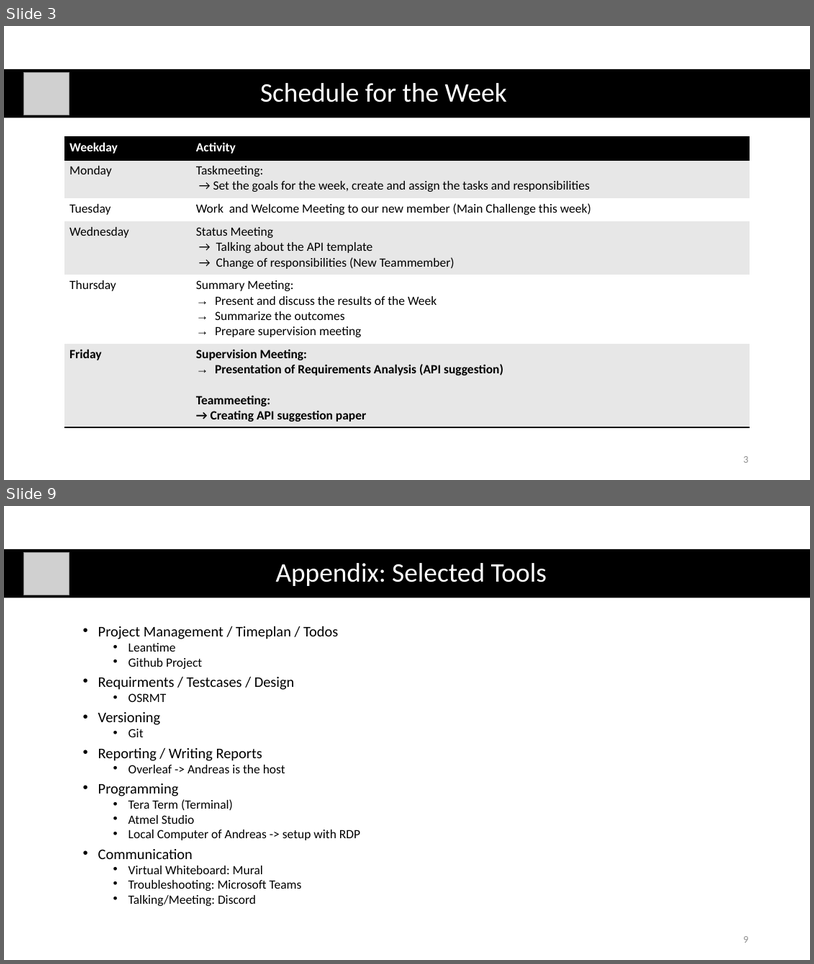
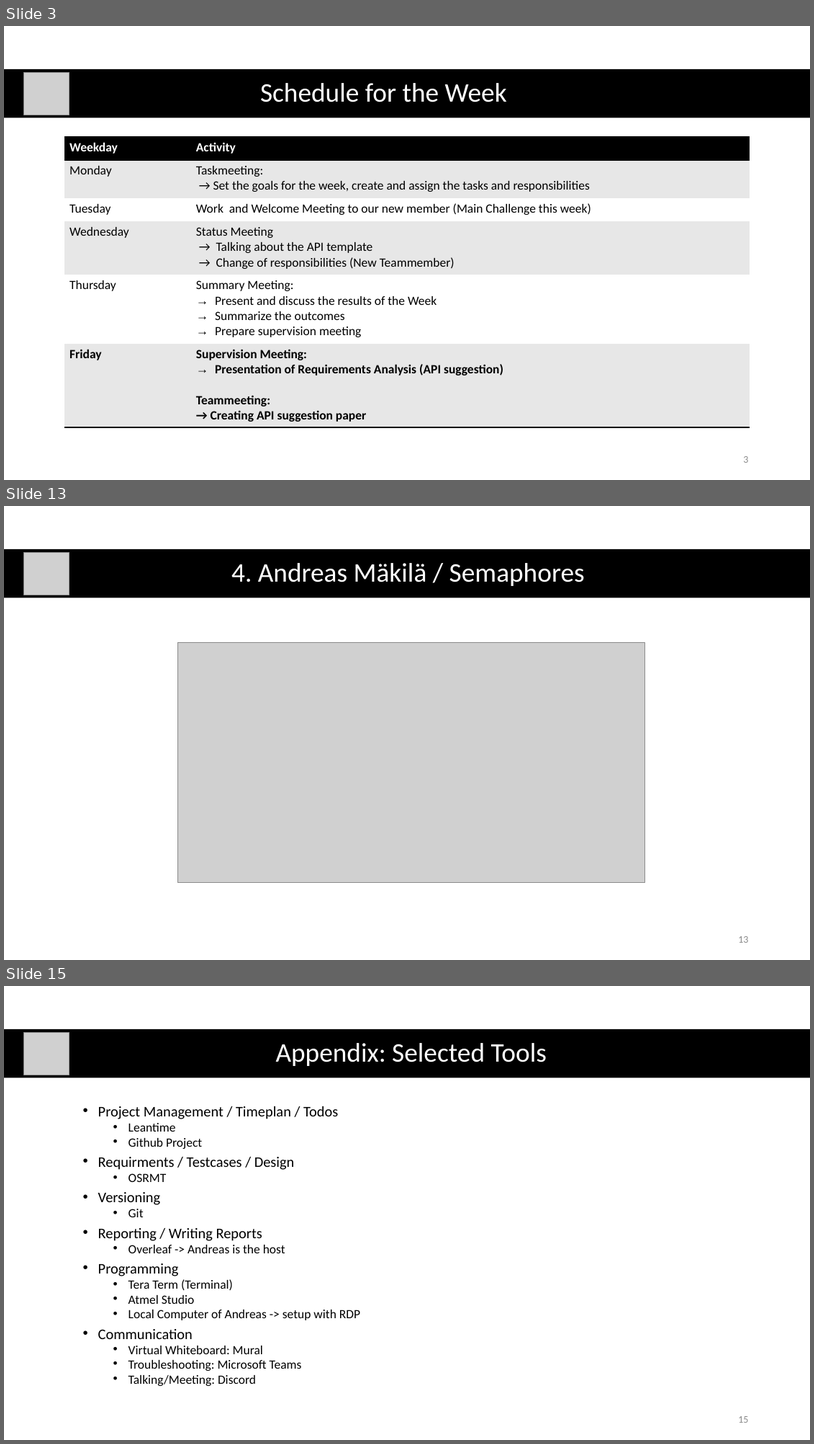
Before and after one commit to AymenNouidha/Rosa, a slide deck: 04_Presentations/01_Supervision_Meetings/02_Supervision_Meeting.pptx. Shown one above the other, each under a label of ours: slides 3 and 9 before the commit, slides 3, 13 and 15 after it; the slides between them are not shown. The pictures are 814x964 and 814x1444 pixels, drawn with LibreOffice and Linux fonts; fonts in the diff are those of the drawing; grey boxes stand for pictures. Boxes give left, top, right and bottom in pixels: in the first picture for what was removed or moved away, otherwise in the second. Text is boxed around its words. In the diff, an @@ line names an element or a change of style, - is before the commit and + after.

```diff
--- a/04_Presentations/01_Supervision_Meetings/02_Supervision_Meeting.pptx
+++ b/04_Presentations/01_Supervision_Meetings/02_Supervision_Meeting.pptx
@@ slide 13 added at (4,506,810,960), background #FFFFFF @@
@@ rectangle added at (4,549,810,598), fill #000000 @@
@@ picture added at (24,552,70,595) @@
@@ title added at (232,563,585,586), 32 pt, text #FFFFFF @@
+4. Andreas Mäkilä / Semaphores
@@ picture added at (178,642,646,883) @@
@@ page number added at (738,936,748,942), 12 pt, text #8C8C8C @@
+13
@@ what was slide 9 is now slide 15 @@
@@ page number at (738,1416,748,1422): text changed @@
-9
+15
```
Also in this commit, not shown: 7 slides changed, 6 other slides added, 19 other files.
